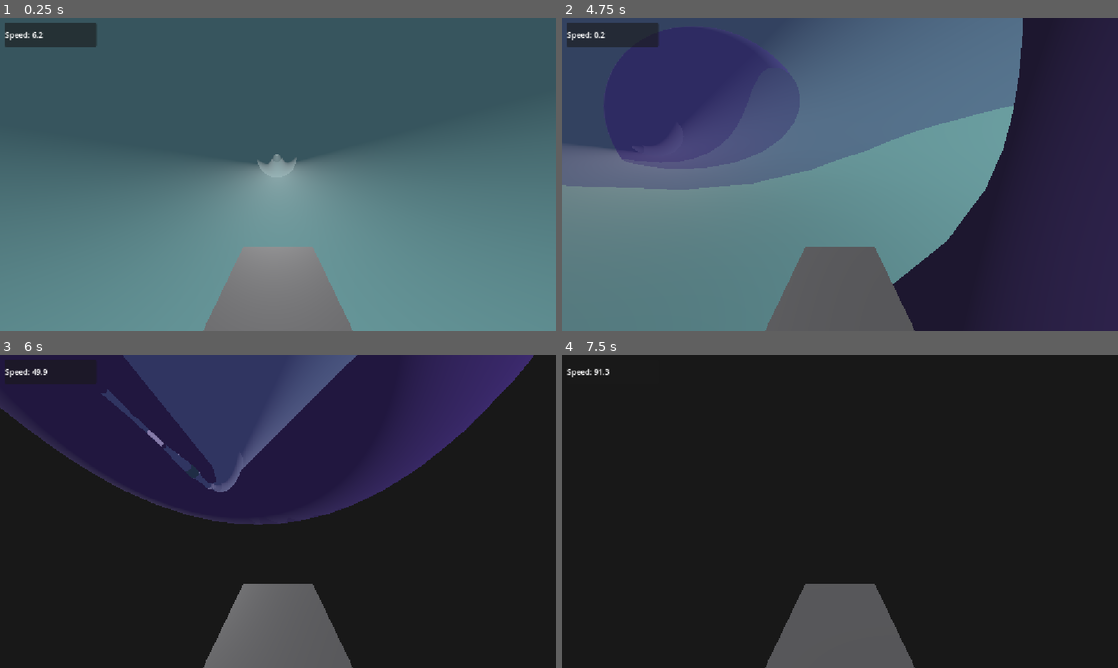
Above: before the commit, frames 1-4 (two rows, left to right).
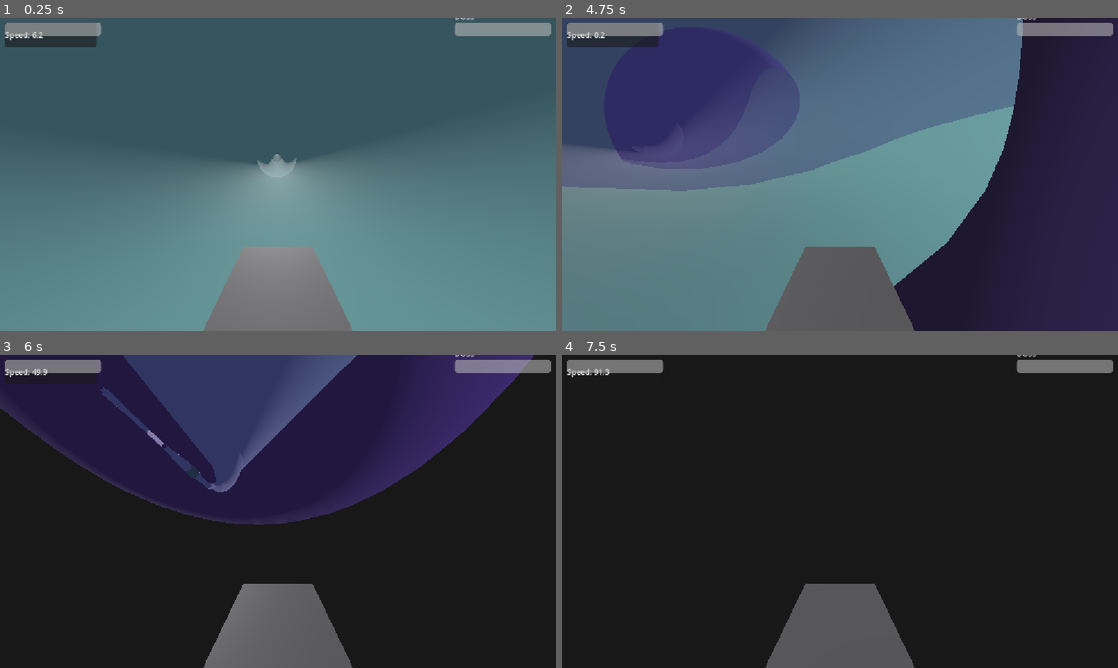
Above: after the commit, the same moments.

Repository: eternaldensity/pipe-survivor
Game: Godot game, scene res://main.tscn
Same seed, same stepped clock (60 frames per second), same inputs: the game is played once before the commit and once after it.
Inputs:
- Up to frame 1 (0.25 s): no input
- Up to frame 2 (4.75 s): tap Enter (ui_accept) at 0.5, 0.77, 1.52, 3.02, 3.77, 4.52 s; hold Right (ui_right) 0.53-1.28 s; hold 1 0.53-1.28 s; hold Down (ui_down) 1.28-2.03 s; tap 2 at 1.35 s; hold Right (ui_right) 2.03-2.78 s; hold 3 2.03-2.78 s; hold Up (ui_up) 2.78-3.53 s; tap 1 at 2.85 s; hold 2 3.53-4.28 s; hold Left (ui_left) from 3.53 s (still down); tap 3 at 4.35 s
- Up to frame 3 (6 s): release Left (ui_left) at 5.03 s; hold Down (ui_down) 5.03-5.78 s; hold 1 5.03-5.78 s; hold Right (ui_right) from 5.78 s (still down); tap 2 at 5.85 s
- Up to frame 4 (7.5 s): tap Enter (ui_accept) at 6.02, 6.77 s; release Right (ui_right) at 6.53 s; hold Up (ui_up) 6.53-7.28 s; hold 3 6.53-7.28 s; hold Right (ui_right) from 7.28 s (still down); tap 1 at 7.35 s

The runs differ from the first frame. In frame 1, 1.4% of the frame differs, in the area x 0-100%, y 0-6%; in frame 2, 1.8%, in the area x 0-100%, y 0-86%; in frame 3, 1.5%; in frame 4, 1.5%.
Error before the commit: Parse Error: Could not find type "BossProjectile" in the current scope. (res://boss_vehicle.gd:97)

Commit message:
Phase 6/7: game HUD, boss projectiles, win/lose display

Diff:
--- /dev/null
+++ b/BossProjectile.tscn
@@ -0,0 +1,8 @@
+[gd_scene format=3 uid="uid://bossproj001"]
+
+[ext_resource type="Script" path="res://boss_projectile.gd" id="1_bp"]
+
+[node name="BossProjectile" type="CharacterBody3D"]
+collision_layer = 8
+collision_mask = 1
+script = ExtResource("1_bp")
--- /dev/null
+++ b/GameHUD.tscn
@@ -0,0 +1,6 @@
+[gd_scene format=3 uid="uid://gamehud001"]
+
+[ext_resource type="Script" path="res://game_hud.gd" id="1_hud"]
+
+[node name="GameHUD" type="CanvasLayer"]
+script = ExtResource("1_hud")
--- /dev/null
+++ b/boss_projectile.gd
@@ -0,0 +1,56 @@
+# boss_projectile.gd  (Phase 6 — boss attacks)
+class_name BossProjectile
+extends CharacterBody3D
+
+@export var speed: float = 30.0
+@export var damage: float = 15.0
+@export var lifetime: float = 5.0
+
+var tube_axis := Vector3(0.0, 0.0, 1.0)
+var network: PipeNetwork = null
+var _time_alive: float = 0.0
+var _target: Node3D = null
+
+func _ready() -> void:
+	# Visual: small red sphere.
+	var mesh_inst := MeshInstance3D.new()
+	var sphere := SphereMesh.new()
+	sphere.radius = 0.5
+	sphere.height = 1.0
+	mesh_inst.mesh = sphere
+	var mat := StandardMaterial3D.new()
+	mat.albedo_color = Color(1.0, 0.2, 0.2)
+	mat.emission_enabled = true
+	mat.emission = Color(1.0, 0.2, 0.2)
+	mat.emission_energy_multiplier = 2.0
+	mesh_inst.material_override = mat
+	add_child(mesh_inst)
+
+	# Collision shape.
+	var col := CollisionShape3D.new()
+	var sphere_shape := SphereShape3D.new()
+	sphere_shape.radius = 0.5
+	col.shape = sphere_shape
+	add_child(col)
+
+func _physics_process(delta: float) -> void:
+	_time_alive += delta
+	if _time_alive >= lifetime:
+		queue_free()
+		return
+
+	if network:
+		var section := network.get_section_at(global_position)
+		if section:
+			var props := section.get_tube_properties(global_position)
+			tube_axis = props["axis"]
+
+	# Move forward.
+	velocity = -global_transform.basis.z * speed
+	move_and_slide()
+
+	# Check for player hit.
+	if _target and global_position.distance_to(_target.global_position) < 2.0:
+		if _target.has_method("take_damage"):
+			_target.take_damage(damage)
+		queue_free()
--- /dev/null
+++ b/game_hud.gd
@@ -0,0 +1,95 @@
+# game_hud.gd  (Phase 6/7 — integrated HUD)
+class_name GameHUD
+extends CanvasLayer
+
+var player_health_bar: ProgressBar = null
+var boss_health_bar: ProgressBar = null
+var boss_label: Label = null
+var status_label: Label = null
+
+var player: Vehicle = null
+var boss: BossVehicle = null
+var game_manager: GameManager = null
+
+func _ready() -> void:
+	# Player health bar (top-left).
+	player_health_bar = ProgressBar.new()
+	player_health_bar.position = Vector2(10, 10)
+	player_health_bar.size = Vector2(200, 20)
+	player_health_bar.max_value = 100.0
+	player_health_bar.value = 100.0
+	player_health_bar.show_percentage = false
+	add_child(player_health_bar)
+
+	# Boss health bar (top-right, hidden until boss found).
+	boss_health_bar = ProgressBar.new()
+	boss_health_bar.position = Vector2(0, 10)  # will be repositioned in _process
+	boss_health_bar.size = Vector2(200, 20)
+	boss_health_bar.max_value = 50.0
+	boss_health_bar.value = 50.0
+	boss_health_bar.show_percentage = false
+	boss_health_bar.visible = false
+	add_child(boss_health_bar)
+
+	boss_label = Label.new()
+	boss_label.text = "BOSS"
+	boss_label.position = Vector2(0, -20)
+	boss_label.visible = false
+	add_child(boss_label)
+
+	# Status label (center, for win/lose).
+	status_label = Label.new()
+	status_label.horizontal_alignment = HORIZONTAL_ALIGNMENT_CENTER
+	status_label.vertical_alignment = VERTICAL_ALIGNMENT_CENTER
+	status_label.position = Vector2(0, 0)
+	status_label.size = Vector2(400, 100)
+	status_label.visible = false
+	status_label.add_theme_font_size_override("font_size", 48)
+	add_child(status_label)
+
+func _process(_delta: float) -> void:
+	# Find player and boss if not yet found.
+	if player == null:
+		for child in get_parent().get_children():
+			if child is Vehicle:
+				player = child
+	if boss == null:
+		for child in get_parent().get_children():
+			if child is BossVehicle:
+				boss = child
+	if game_manager == null:
+		for child in get_parent().get_children():
+			if child is GameManager:
+				game_manager = child
+
+	# Update player health bar.
+	if player:
+		player_health_bar.max_value = player.max_health
+		player_health_bar.value = player.health
+
+	# Update boss health bar.
+	if boss and is_instance_valid(boss):
+		boss_health_bar.visible = true
+		boss_label.visible = true
+		boss_health_bar.max_value = boss.health  # use current as max for simplicity
+		boss_health_bar.value = boss.health
+		# Position boss bar top-right.
+		var vp := get_viewport().get_visible_rect().size
+		boss_health_bar.position = Vector2(vp.x - 210, 10)
+		boss_label.position = Vector2(vp.x - 210, -15)
+	else:
+		boss_health_bar.visible = false
+		boss_label.visible = false
+
+	# Win/lose status.
+	if game_manager:
+		if game_manager.victory and not status_label.visible:
+			status_label.text = "VICTORY"
+			status_label.modulate = Color(0.3, 1.0, 0.4)
+			status_label.visible = true
+			status_label.position = (get_viewport().get_visible_rect().size - status_label.size) * 0.5
+		elif game_manager.game_over and not status_label.visible:
+			status_label.text = "GAME OVER"
+			status_label.modulate = Color(1.0, 0.3, 0.3)
+			status_label.visible = true
+			status_label.position = (get_viewport().get_visible_rect().size - status_label.size) * 0.5
--- a/main.gd
+++ b/main.gd
@@ -57,6 +57,7 @@
 	# Phase 6: Boss in the arena.
 	var boss = load("res://BossVehicle.tscn").instantiate()
 	boss.network = network
+	boss.target = $Vehicle
 	boss.arena_center = arena_section.entry.global_position + arena_section.global_transform.basis.z * 100.0
 	add_child(boss)
 	boss.global_position = boss.arena_center
@@ -87,3 +88,7 @@
 	# Phase 6: Game manager (win/lose).
 	var gm = GameManager.new()
 	add_child(gm)
+
+	# Phase 6/7: Game HUD.
+	var hud = load("res://GameHUD.tscn").instantiate()
+	add_child(hud)
Not shown, added: boss_projectile.gd.uid
Not shown, added: game_hud.gd.uid
Not shown, added: tests/lighting_harness.gd.uid
